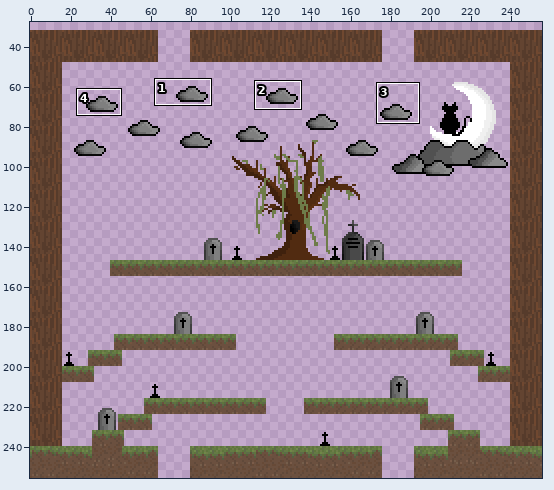
Sprite sheet -- PewPew Paradise/Images/Sprites/spooky_map.png. Above: a wide view before the commit, with the close-up outlined.
Close-up. Earlier state:
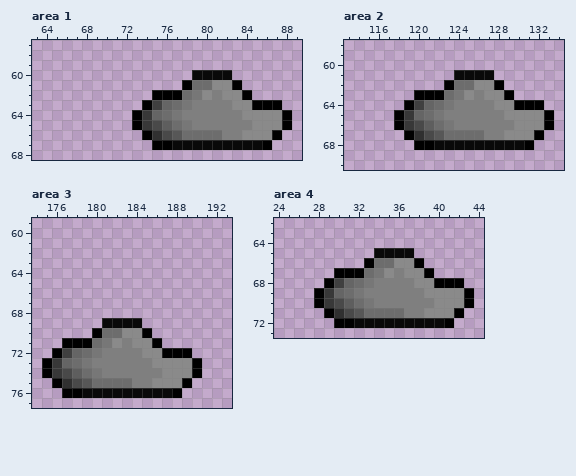
The file is 256x256 pixels. Colours within 5 levels of each other are drawn and written as one. Shown: area 1: x 63..89, y 57..68; area 2: x 113..134, y 58..70; area 3: x 174..193, y 59..77; area 4: x 24..44, y 62..73. The wide view leaves out empty margins. The commit also changed other parts of the picture, which this record leaves out.
And afterwards:
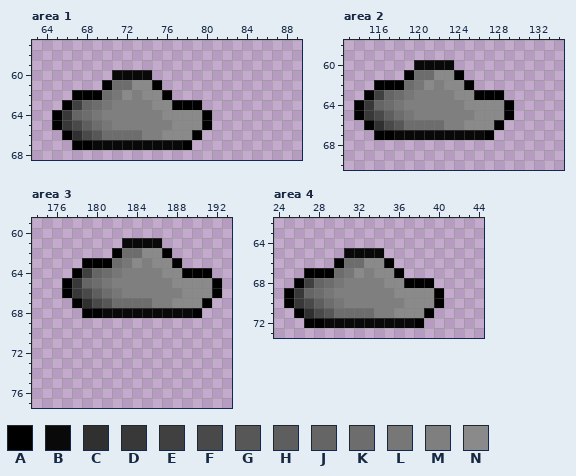
Palette (. is transparent): A #000000  B #090909  C #303030  D #383838  E #404040  F #494949  G #575757  H #5e5e5e  J #656565  K #6d6d6d  L #777777  M #7f7f7f  N #8a8a8a
Diff:
Changed rows in their new state; - is an unchanged pixel.
Area 1:
first column x 65:
60 ------BBBB----....------
61 -----AKKNNA--......-----
62 --AAAKLNMNN-........----
63 -AEJKLMMMMNNAAA........-
64 ADJKLMMMMMMNNNNA........
65 ADFHKLMMMMMMNNNA........
66 -ACFGKKKKMMNNNA........-
67 --AABBBBBBBB-A........--
Area 2:
first column x 114:
60 ------BBBB----------
61 -----AKKNNA...------
62 --AAAKLNMNNA...-----
63 -AEJKLMMMMN-AAA.----
64 ADJKLMMMMM-NNN-A...-
65 ADFHKLMMM---NNNA....
66 -ACFGKKK-M-NNNA.....
67 --AABBBBBBBBBA.....-
68 ------............--
Area 3:
first column x 175:
61 --------BBBB------
62 -------AKKNNA-----
63 ----AAAKLNMNNA----
64 ---AEJKLMMMMNNAAA-
65 --ADJKLMMMMMMNNNNA
66 --ADFHKLMMMMMMNNNA
67 ---ACFGKKKKMMNNNA-
68 ----AABBBBBBBBBA--
69 ------....--------
70 -----......-------
71 --..........------
72 -..............---
73 ................--
74 ................--
75 -..............---
76 --............----
Area 4:
first column x 25:
65 ------BBB-...------
66 -----AKKNNA...-----
67 --AAAKLNMN-A...----
68 -AEJKLMMM-NNAAA...-
69 ADJKLMMM---NNN-A...
70 ADFHKLMMM---NNNA...
71 -ACFGKKK-MMNNNA...-
72 --AABBB------A...--
